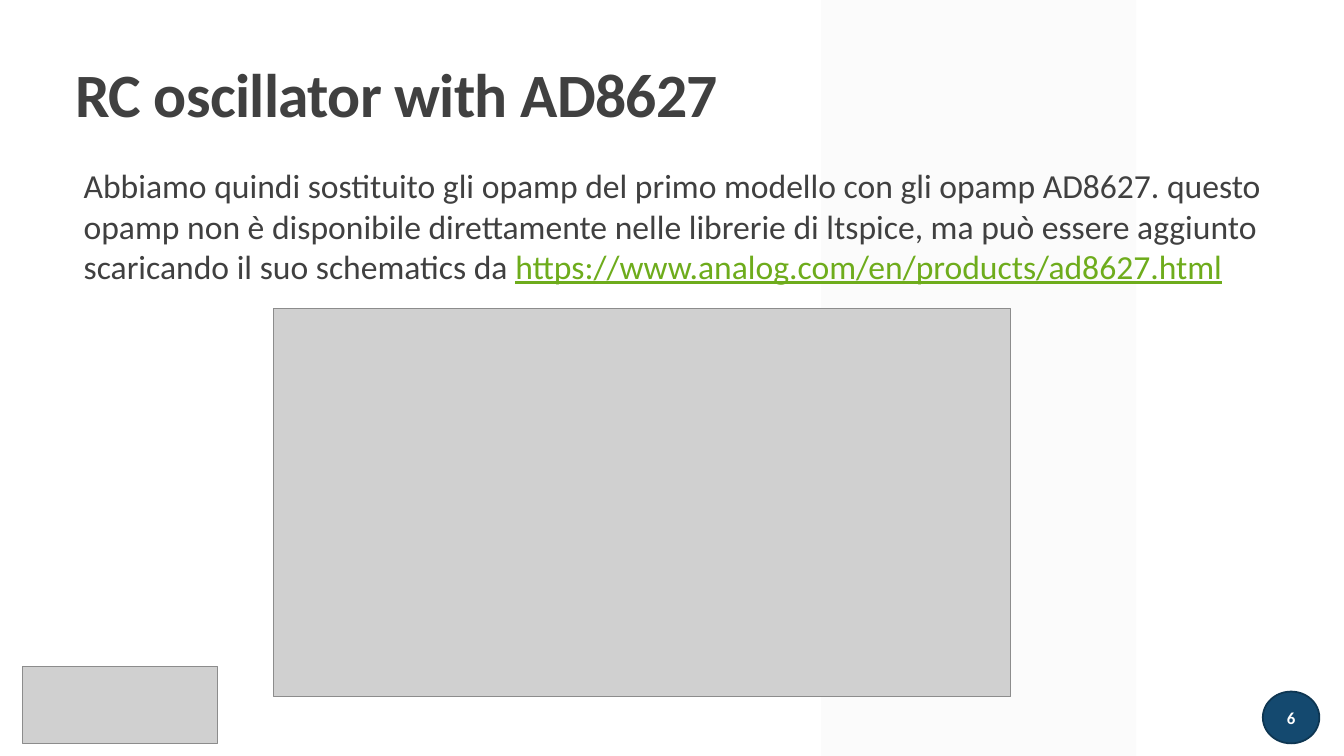
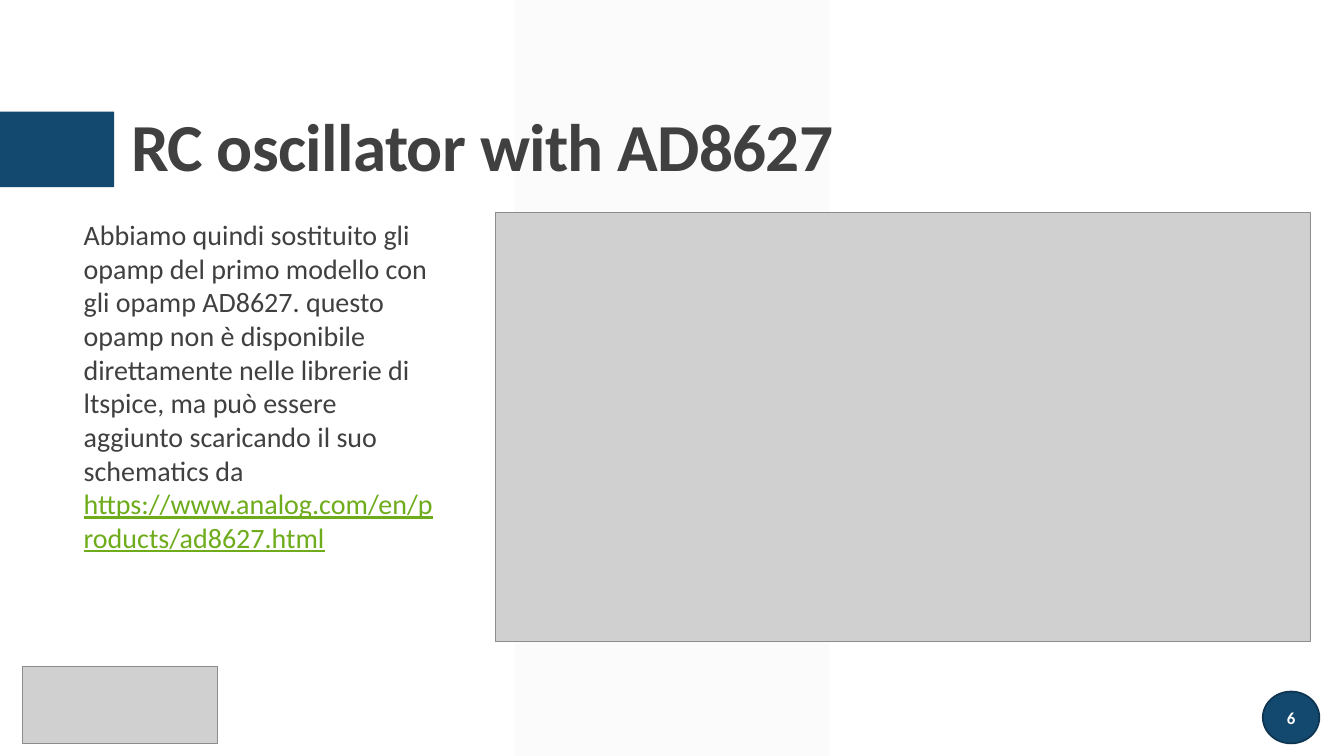
Before and after one commit to greco-salvatore/LTSpice, a slide deck: slide 6 of presentazione/presentazione.pptx. Drawn at 1344x756 pixels with LibreOffice and Linux fonts; fonts in the diff are those of the drawing; grey boxes stand for pictures. Boxes give left, top, right and bottom in pixels: in the first picture for what was removed or moved away, otherwise in the second. Text is boxed around its words. In the diff, an @@ line names an element or a change of style, - is before the commit and + after.

```diff
--- a/presentazione/presentazione.pptx
+++ b/presentazione/presentazione.pptx
@@ parallelogram: place and size @@
-parallelogram at [822, 0, 1136, 756]
+parallelogram at [514, 0, 829, 756]
@@ title "RC oscillator with AD8627": place and size @@
-title "RC oscillator with AD8627" at [75, 73, 719, 118]
+title "RC oscillator with AD8627" at [131, 124, 834, 172]
@@ title "RC oscillator with AD8627" at [131, 124, 834, 172]: size 44 to 48 pt @@
@@ rectangle added at [0, 112, 114, 188], fill #14496F @@
@@ text "Abbiamo quindi sostituito gli opamp ...": place and size @@
-text "Abbiamo quindi sostituito gli opamp ..." at [84, 174, 1260, 285]
+text "Abbiamo quindi sostituito gli opamp ..." at [84, 225, 433, 552]
@@ text "Abbiamo quindi sostituito gli opamp ..." at [84, 225, 433, 552]: size 24 to 20 pt @@
@@ picture: place and size @@
-picture at [273, 309, 1011, 697]
+picture at [496, 213, 1311, 641]
@@ rectangle removed at [66, 273, 391, 324] @@
```
Also in this commit, not shown: 21 other slides changed, 1 slide added, 1 slide removed, 19 other files.
